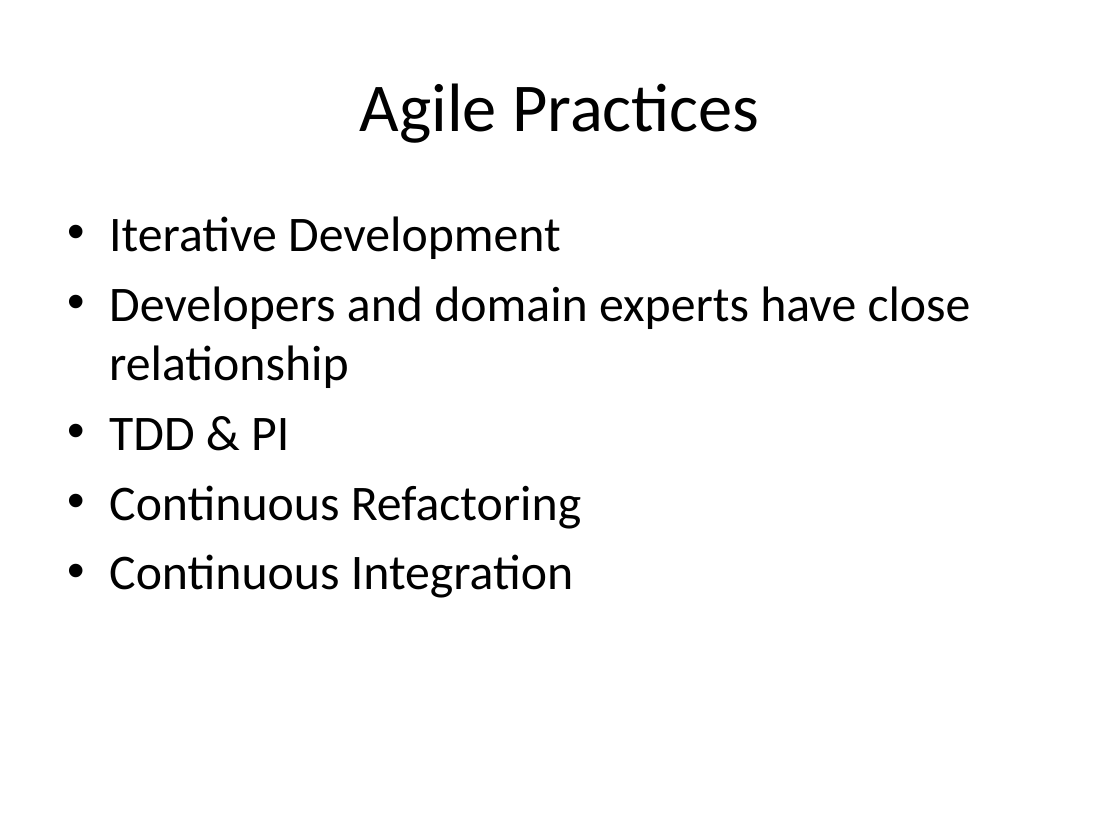
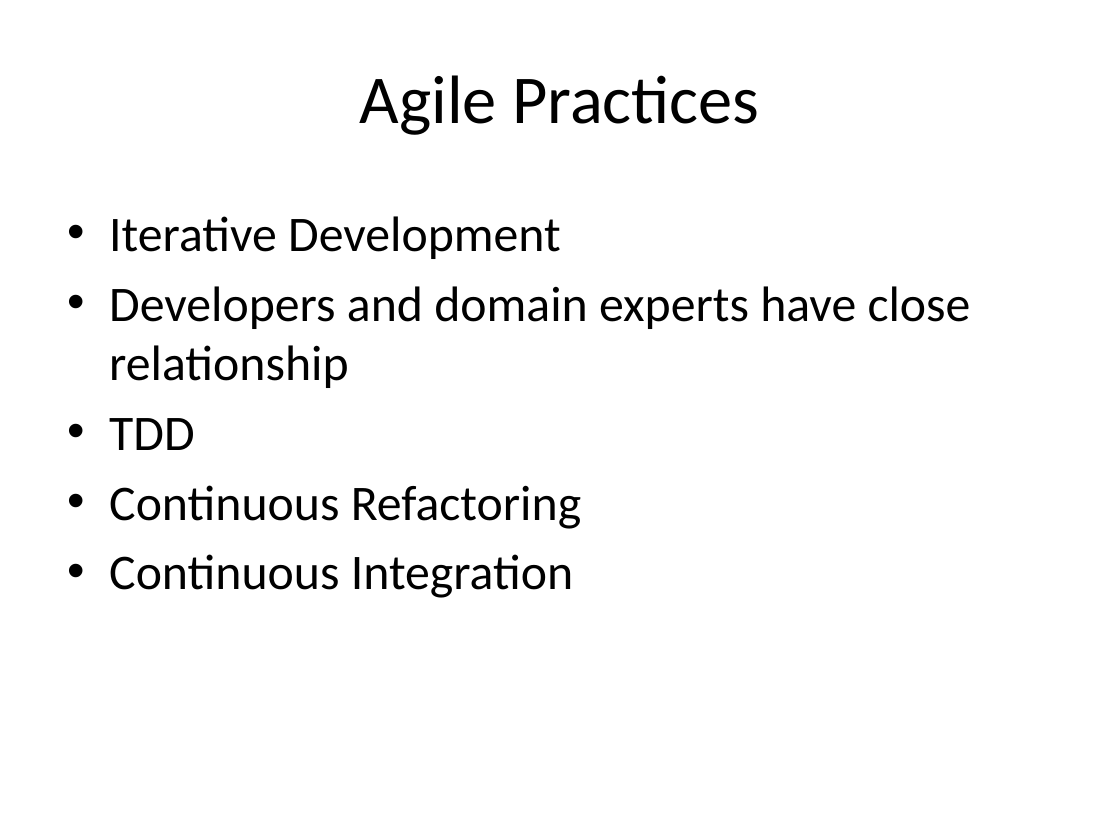
Before and after one commit to arturtv/dddpresentation, a slide deck: slide 53 of Domain-DrivenDesign.A.Trosin.pptx (slide 54 before the commit). Drawn at 1120x840 pixels with LibreOffice and Linux fonts; fonts in the diff are those of the drawing. Boxes give left, top, right and bottom in pixels: in the first picture for what was removed or moved away, otherwise in the second. Text is boxed around its words. In the diff, an @@ line names an element or a change of style, - is before the commit and + after.

```diff
--- a/Domain-DrivenDesign.A.Trosin.pptx
+++ b/Domain-DrivenDesign.A.Trosin.pptx
@@ title "Agile Practices": place and size @@
-title "Agile Practices" at <box>360,83,759,143</box>
+title "Agile Practices" at <box>360,75,759,135</box>
@@ text at <box>109,418,195,450</box>: text changed @@
-• TDD & PI
+• TDD
```
Also in this commit, not shown: 4 other slides changed.
